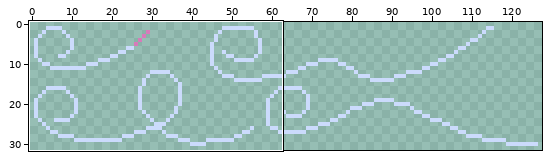
Pixel-art file, stored at assets/sprites/wind.aseprite. The first picture is a wide view before the edit; the outline marks the close-up.
Close-up. First the earlier version:
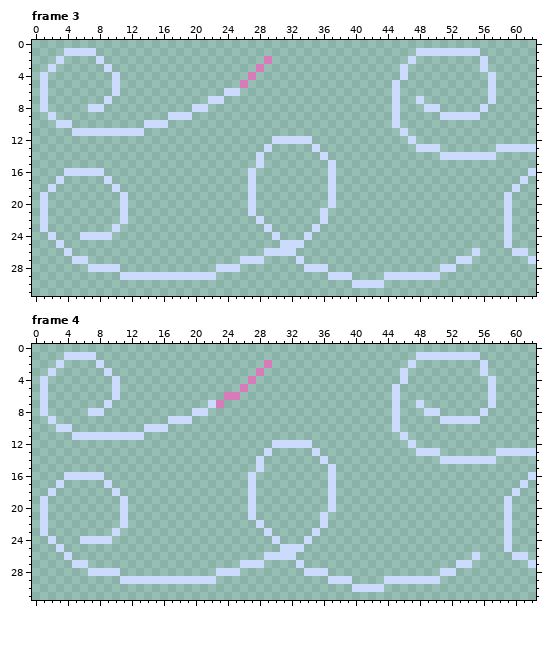
128x32 pixels, 16 frames. Shown: frame 3: x 0..62, y 0..31; frame 4: x 0..62, y 0..31. The commit also changed other frames or places, which this record leaves out.
The same view after the edit:
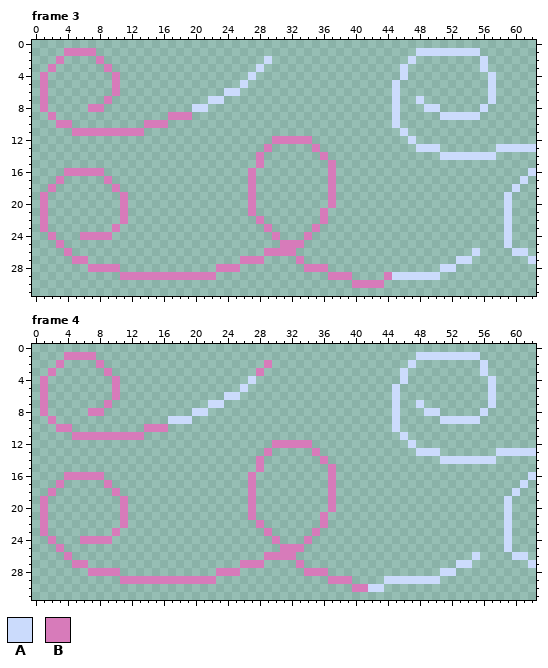
Palette (. is transparent): A #cbdbfc  B #d77bba
Edits made:
--- frame 3, layers "Layer 4", "Layer 3"
@@ x 0..62 @@
  0 ...............................................................
- 1 ....AAAA........................................AAAAAAAA.......
- 2 ...A....A....................B.................A........A......
- 3 ..A......A..................B.................A.........A......
- 4 .A........A................B..................A..........A.....
- 5 .A........A...............B..................A...........A.....
- 6 .A........A.............AA...................A...........A.....
- 7 .A.......A............AA.....................A..A........A.....
- 8 .A.....AA...........AA.......................A...AA.....A......
- 9 ..A..............AAA.........................A.....AAAAA.......
-10 ...AA.........AAA............................A.................
-11 .....AAAAAAAAA................................A................
-12 ..............................AAAAA............A...............
-13 .............................A.....A............AAA.......AAAAA
-14 ............................A.......A..............AAAAAAA.....
-15 ............................A........A.........................
-16 ....AAAAA..................A.........A........................A
-17 ...A.....A.................A.........A.......................A.
-18 ..A.......A................A.........A......................A..
-19 .A.........A...............A.........A.....................A...
-20 .A.........A...............A.........A.....................A...
-21 .A.........A...............A........A......................A...
-22 .A.........A................A.......A......................A...
-23 .A........A..................A.....A.......................A...
-24 ..A...AAAA....................A...A........................A...
-25 ...A...........................AAA.........................A...
-26 ....A........................AAAA......................A....AA.
-27 .....AA...................AAA....A...................AA.......A
-28 .......AAAA............AAA........AAA..............AA..........
-29 ...........AAAAAAAAAAAA..............AAA....AAAAAAA............
-30 ........................................AAAA...................
+ 1 ....BBBB........................................AAAAAAAA.......
+ 2 ...B....B....................A.................A........A......
+ 3 ..B......B..................A.................A.........A......
+ 4 .B........B................A..................A..........A.....
+ 5 .B........B...............A..................A...........A.....
+ 6 .B........B.............AA...................A...........A.....
+ 7 .B.......B............AA.....................A..A........A.....
+ 8 .B.....BB...........AA.......................A...AA.....A......
+ 9 ..B..............BBB.........................A.....AAAAA.......
+10 ...BB.........BBB............................A.................
+11 .....BBBBBBBBB................................A................
+12 ..............................BBBBB............A...............
+13 .............................B.....B............AAA.......AAAAA
+14 ............................B.......B..............AAAAAAA.....
+15 ............................B........B.........................
+16 ....BBBBB..................B.........B........................A
+17 ...B.....B.................B.........B.......................A.
+18 ..B.......B................B.........B......................A..
+19 .B.........B...............B.........B.....................A...
+20 .B.........B...............B.........B.....................A...
+21 .B.........B...............B........B......................A...
+22 .B.........B................B.......B......................A...
+23 .B........B..................B.....B.......................A...
+24 ..B...BBBB....................B...B........................A...
+25 ...B...........................BBB.........................A...
+26 ....B........................BBBB......................A....AA.
+27 .....BB...................BBB....B...................AA.......A
+28 .......BBBB............BBB........BBB..............AA..........
+29 ...........BBBBBBBBBBBB..............BBB....BAAAAAA............
+30 ........................................BBBB...................
 31 ...............................................................
--- frame 4, layers "Layer 4", "Layer 3"
@@ x 0..43 @@
  0 ............................................
- 1 ....AAAA....................................
- 2 ...A....A....................B..............
- 3 ..A......A..................B...............
- 4 .A........A................B................
- 5 .A........A...............B.................
- 6 .A........A.............BB..................
- 7 .A.......A............AB....................
- 8 .A.....AA...........AA......................
- 9 ..A..............AAA........................
-10 ...AA.........AAA...........................
-11 .....AAAAAAAAA..............................
-12 ..............................AAAAA.........
-13 .............................A.....A........
-14 ............................A.......A.......
-15 ............................A........A......
-16 ....AAAAA..................A.........A......
-17 ...A.....A.................A.........A......
-18 ..A.......A................A.........A......
-19 .A.........A...............A.........A......
-20 .A.........A...............A.........A......
-21 .A.........A...............A........A.......
-22 .A.........A................A.......A.......
-23 .A........A..................A.....A........
-24 ..A...AAAA....................A...A.........
-25 ...A...........................AAA..........
-26 ....A........................AAAA...........
-27 .....AA...................AAA....A..........
-28 .......AAAA............AAA........AAA.......
-29 ...........AAAAAAAAAAAA..............AAA....
-30 ........................................AAAA
+ 1 ....BBBB....................................
+ 2 ...B....B....................B..............
+ 3 ..B......B..................B...............
+ 4 .B........B................A................
+ 5 .B........B...............A.................
+ 6 .B........B.............AA..................
+ 7 .B.......B............AA....................
+ 8 .B.....BB...........AA......................
+ 9 ..B..............AAA........................
+10 ...BB.........BBB...........................
+11 .....BBBBBBBBB..............................
+12 ..............................BBBBB.........
+13 .............................B.....B........
+14 ............................B.......B.......
+15 ............................B........B......
+16 ....BBBBB..................B.........B......
+17 ...B.....B.................B.........B......
+18 ..B.......B................B.........B......
+19 .B.........B...............B.........B......
+20 .B.........B...............B.........B......
+21 .B.........B...............B........B.......
+22 .B.........B................B.......B.......
+23 .B........B..................B.....B........
+24 ..B...BBBB....................B...B.........
+25 ...B...........................BBB..........
+26 ....B........................BBBB...........
+27 .....BB...................BBB....B..........
+28 .......BBBB............BBB........BBB.......
+29 ...........BBBBBBBBBBBB..............BBB....
+30 ........................................BBAA
 31 ............................................
Pixel boxes of the changes (left, top, right, bottom) in both close-ups:
changed: (40, 48, 192, 136)
changed: (240, 56, 272, 88)
changed: (40, 136, 392, 288)
changed: (40, 352, 168, 440)
changed: (216, 376, 256, 408)
changed: (40, 440, 368, 592)
